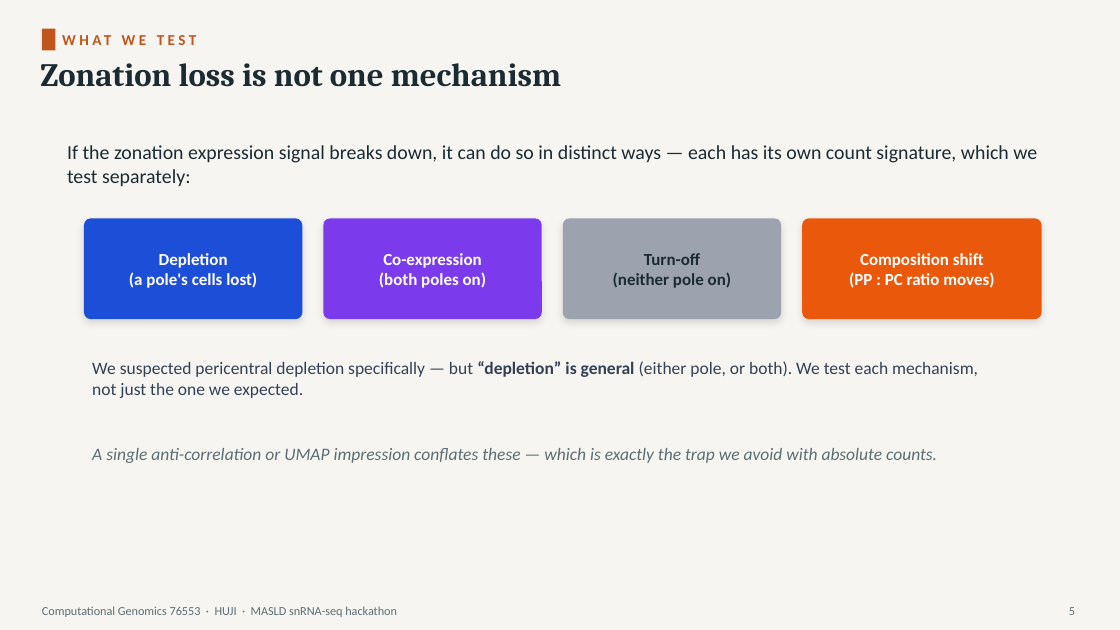
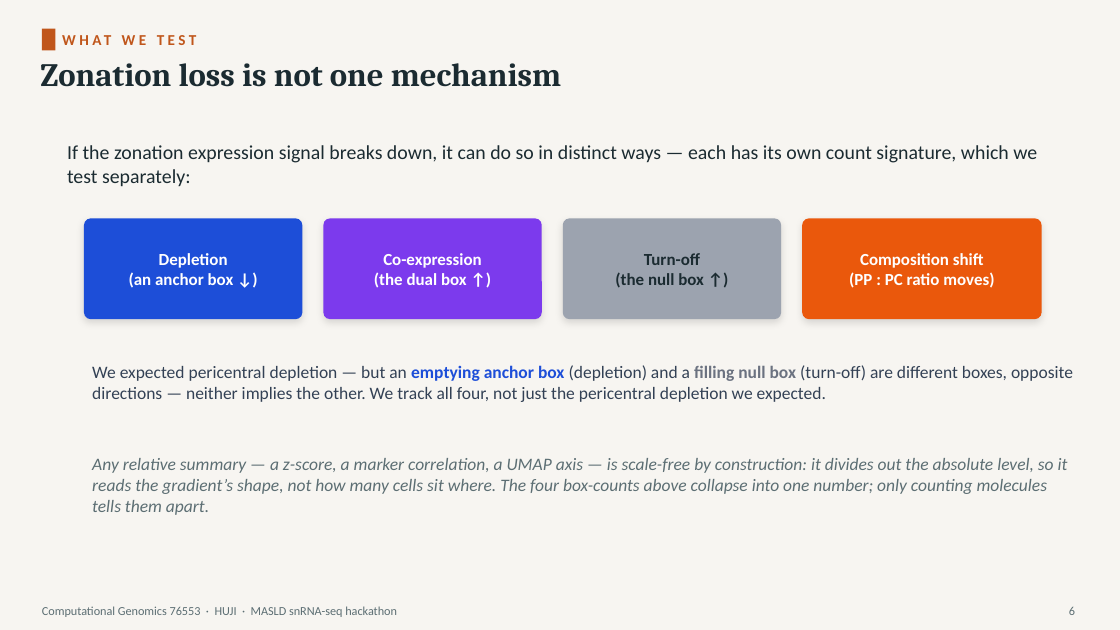
Before and after one commit to roeetekoah/liver-zonation, a slide deck: slide 6 of presentation/MASLD_zonation.pptx (slide 5 before the commit). Drawn at 1120x630 pixels with LibreOffice and Linux fonts; fonts in the diff are those of the drawing. Boxes give left, top, right and bottom in pixels: in the first picture for what was removed or moved away, otherwise in the second. Text is boxed around its words. In the diff, an @@ line names an element or a change of style, - is before the commit and + after.

```diff
--- a/presentation/MASLD_zonation.pptx
+++ b/presentation/MASLD_zonation.pptx
@@ text at [129, 272, 234, 288]: text changed @@
-(a pole's cells lost)
+(an anchor box ↓)
@@ text at [374, 272, 467, 288]: text changed @@
-(both poles on)
+(the dual box ↑)
@@ text at [615, 273, 704, 287]: text changed @@
-(neither pole on)
+(the null box ↑)
@@ text "We expected pericentral depletion — ..." at [92, 365, 1073, 402]: vertical alignment middle to top @@
@@ text at [92, 365, 1073, 402]: text changed @@
-We suspected pericentral depletion specifically — but “depletion” is general (either pole, or both). We test each mechanism, not just the one we expected.
+We expected pericentral depletion — but an emptying anchor box (depletion) and a filling null box (turn-off) are different boxes, opposite directions — neither implies the other. We track all four, not just the pericentral depletion we expected.
@@ text "Any relative summary — a ..." at [92, 458, 1068, 515]: vertical alignment middle to top @@
@@ text at [92, 458, 1068, 515]: text changed @@
-A single anti-correlation or UMAP impression conflates these — which is exactly the trap we avoid with absolute counts.
+Any relative summary — a z-score, a marker correlation, a UMAP axis — is scale-free by construction: it divides out the absolute level, so it reads the gradient’s shape, not how many cells sit where. The four box-counts above collapse into one number; only counting molecules tells them apart.
```
Also in this commit, not shown: 9 other slides changed, 3 slides added, 3 other files.
